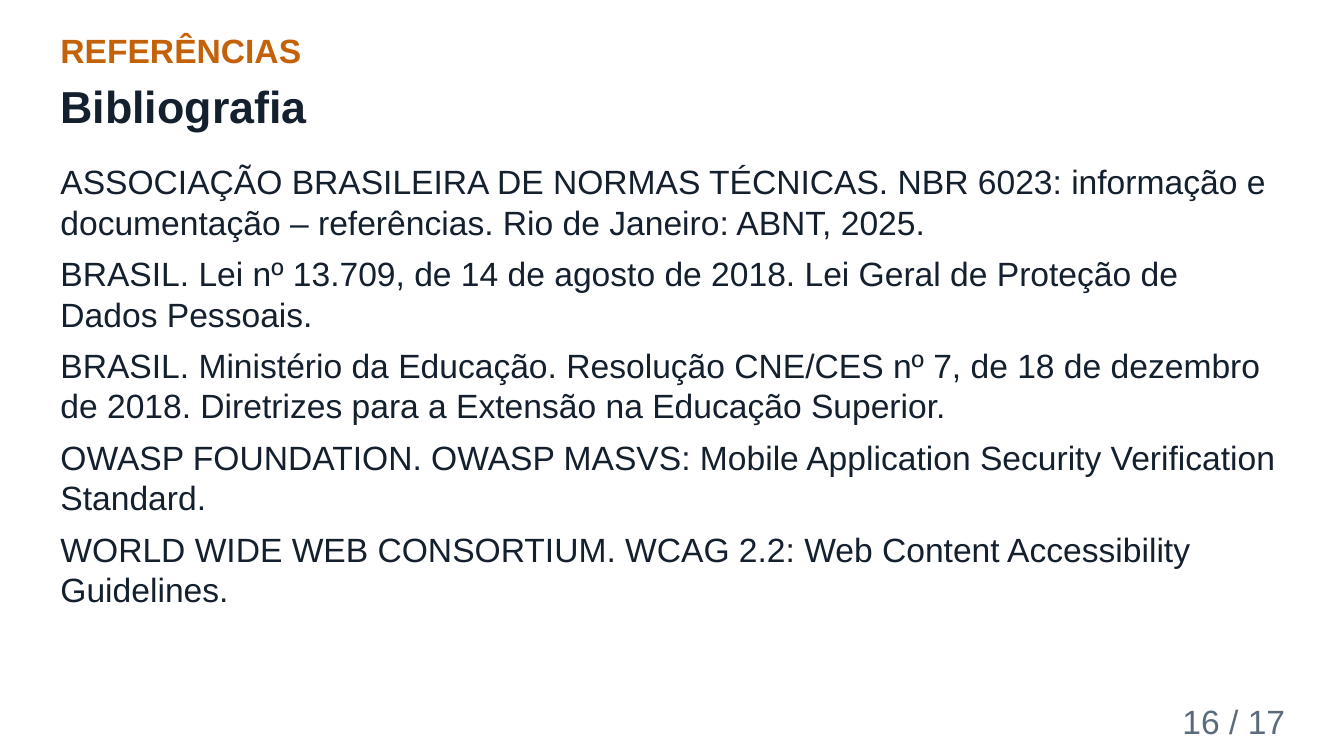
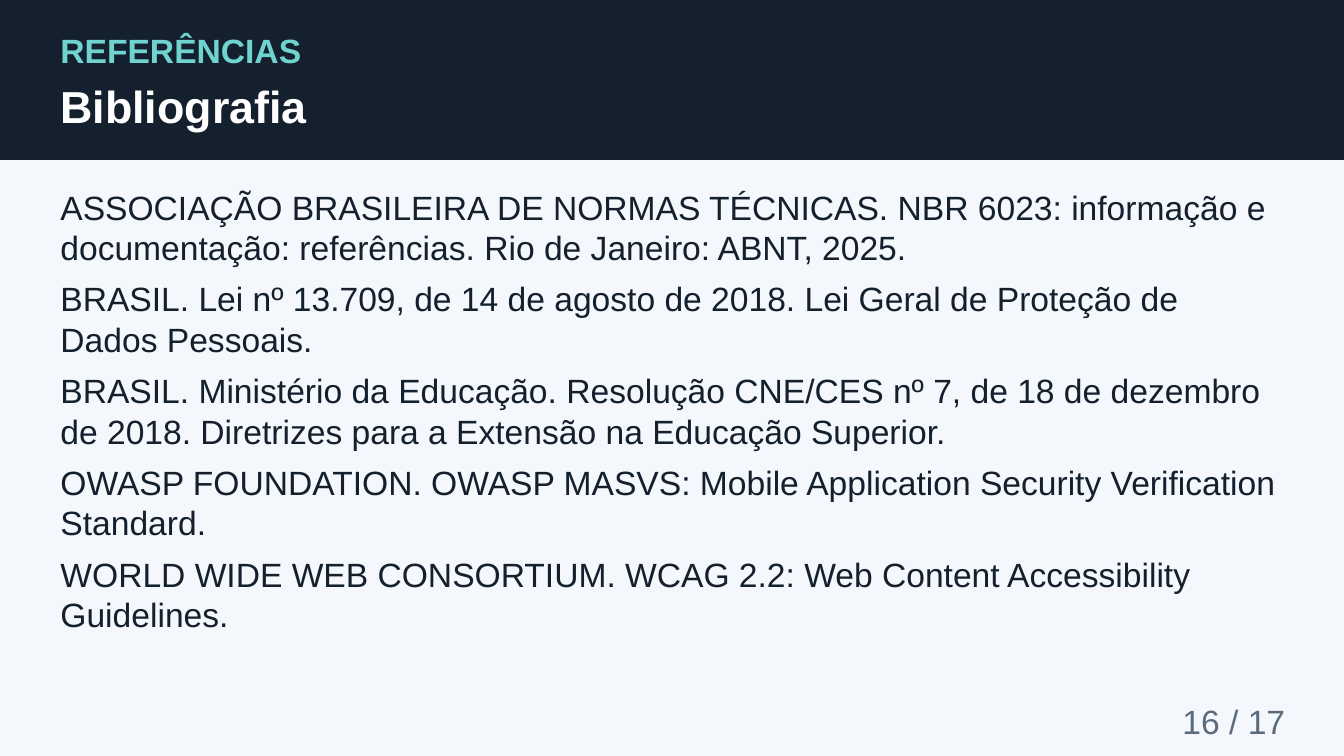
Before and after one commit to richaferreira/Safe_Student, a slide deck: slide 16 of slides/08_Apresentacao_Final_Safe_Student.pptx. Drawn at 1344x756 pixels with LibreOffice and Linux fonts; fonts in the diff are those of the drawing; background and template pictures are left out. Boxes give left, top, right and bottom in pixels: in the first picture for what was removed or moved away, otherwise in the second. Text is boxed around its words. In the diff, an @@ line names an element or a change of style, - is before the commit and + after.

```diff
--- a/slides/08_Apresentacao_Final_Safe_Student.pptx
+++ b/slides/08_Apresentacao_Final_Safe_Student.pptx
@@ background #FFFFFF to picture (left out) @@
@@ rectangle added at (0, 0, 1344, 159), fill #14202E, outline #14202E 1 pt @@
@@ text "REFERÊNCIAS" at (60, 36, 301, 64): text colour #C4620A to #6FD3D0 @@
@@ text "Bibliografia" at (60, 90, 306, 132): text colour #14202E to #FFFFFF @@
@@ text at (60, 193, 1266, 267): text changed @@
-ASSOCIAÇÃO BRASILEIRA DE NORMAS TÉCNICAS. NBR 6023: informação e documentação – referências. Rio de Janeiro: ABNT, 2025.
+ASSOCIAÇÃO BRASILEIRA DE NORMAS TÉCNICAS. NBR 6023: informação e documentação: referências. Rio de Janeiro: ABNT, 2025.
@@ text "ASSOCIAÇÃO BRASILEIRA DE NORMAS TÉCNICAS. ...": place and size @@
-text "ASSOCIAÇÃO BRASILEIRA DE NORMAS TÉCNICAS. ..." at (60, 167, 1275, 603)
+text "ASSOCIAÇÃO BRASILEIRA DE NORMAS TÉCNICAS. ..." at (60, 193, 1275, 628)
```
Also in this commit, not shown: 16 other slides changed, 2 other files.
